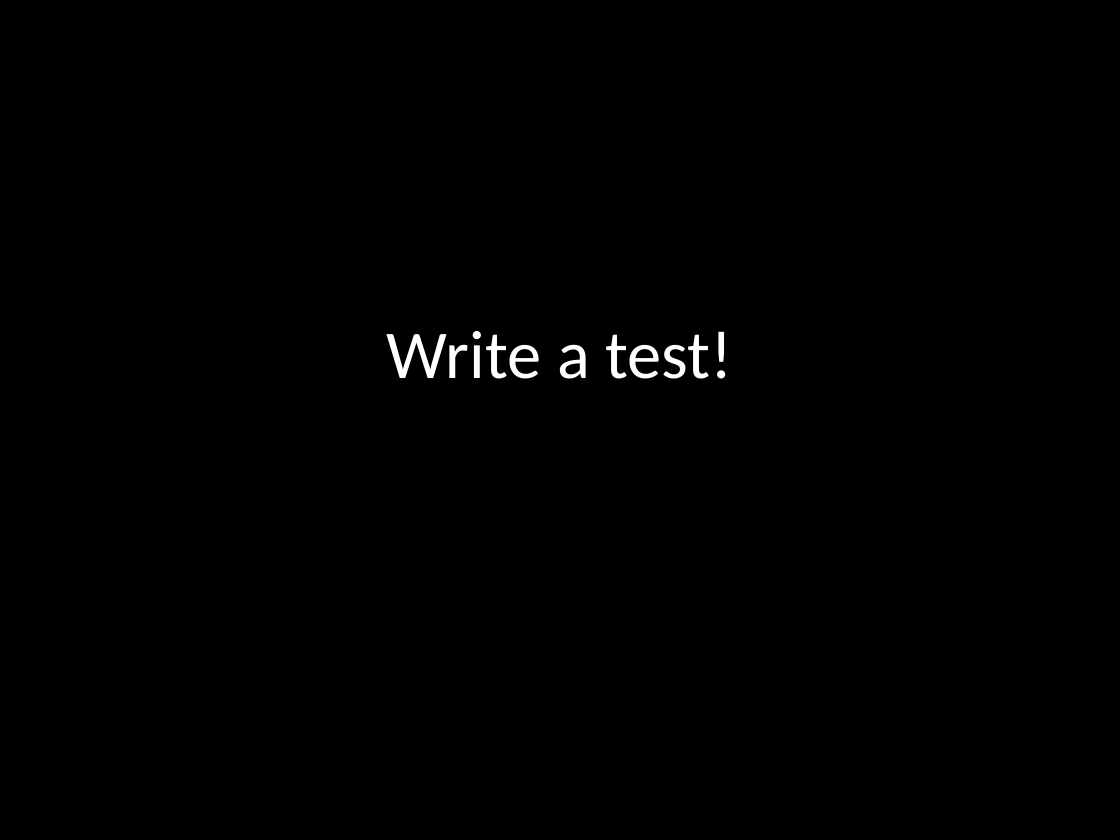
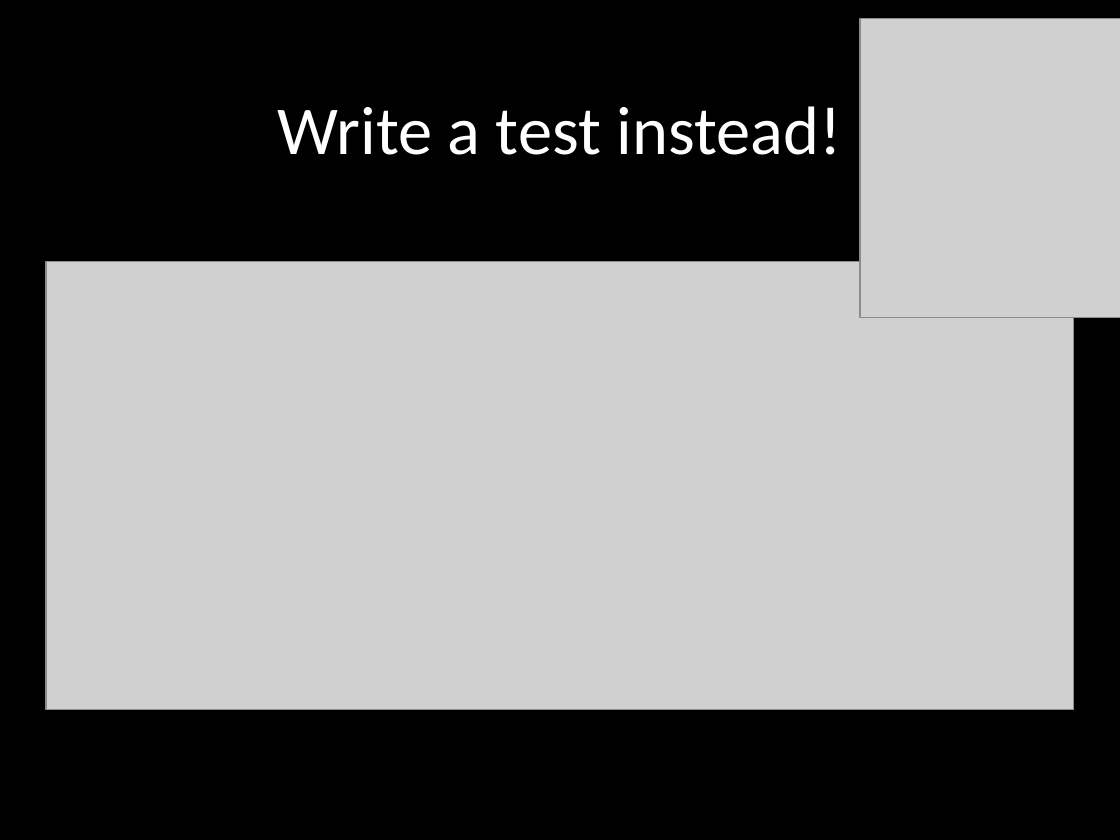
Before and after one commit to robertgreiner/presentations, a slide deck: slide 36 of testing-javascript/testing-javascript.pptx (slide 25 before the commit). Drawn at 1120x840 pixels with LibreOffice and Linux fonts; fonts in the diff are those of the drawing; grey boxes stand for pictures. Boxes give left, top, right and bottom in pixels: in the first picture for what was removed or moved away, otherwise in the second. Text is boxed around its words. In the diff, an @@ line names an element or a change of style, - is before the commit and + after.

```diff
--- a/testing-javascript/testing-javascript.pptx
+++ b/testing-javascript/testing-javascript.pptx
@@ picture added at [860, 19, 1120, 318] @@
@@ title at [278, 106, 842, 155]: text changed @@
-Write a test!
+Write a test instead!
@@ picture added at [46, 261, 1074, 709] @@
```
Also in this commit, not shown: 7 other slides changed, 6 slides added, 3 slides removed, 1 other file.
